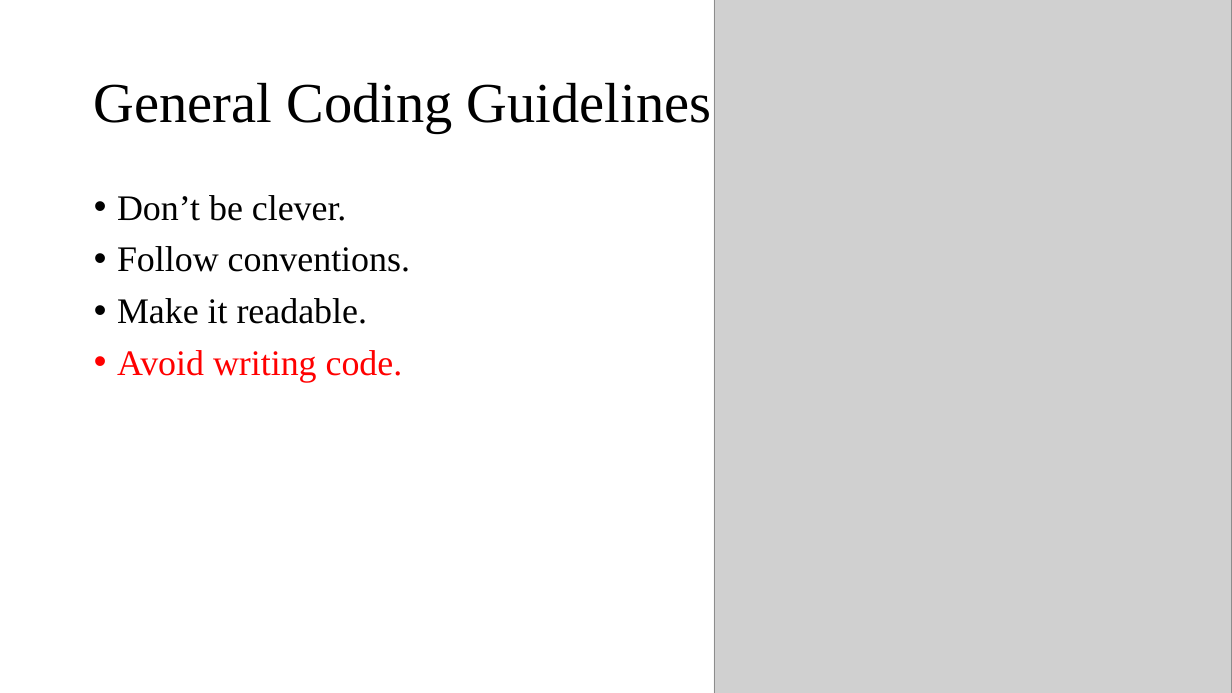
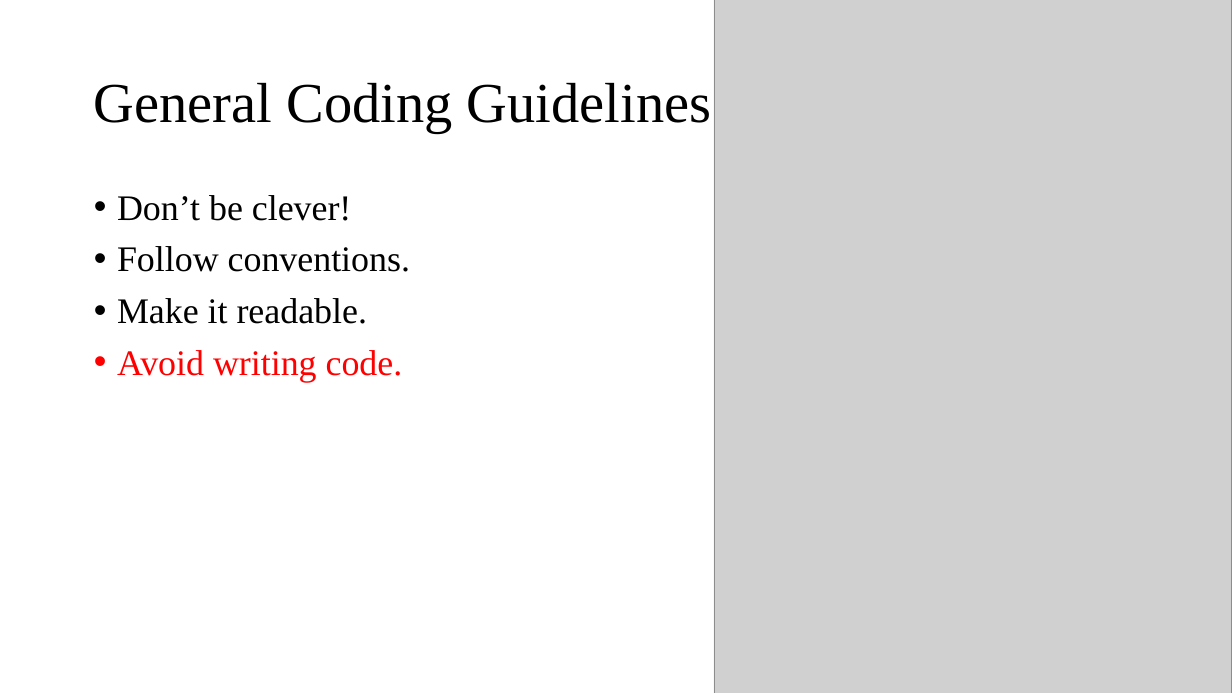
Before and after one commit to Amirosimani/Machine_Learning_Pratt, a slide deck: slide 10 of course slides/week_01.pptx. Drawn at 1232x693 pixels with LibreOffice and Linux fonts; fonts in the diff are those of the drawing; grey boxes stand for pictures. Boxes give left, top, right and bottom in pixels: in the first picture for what was removed or moved away, otherwise in the second. Text is boxed around its words. In the diff, an @@ line names an element or a change of style, - is before the commit and + after.

```diff
--- a/course slides/week_01.pptx
+++ b/course slides/week_01.pptx
@@ text at (x1=117, y1=195, x2=352, y2=221): text changed @@
-• Don’t be clever.
+• Don’t be clever!
```
Also in this commit, not shown: 3 other slides changed, 2 other files.
